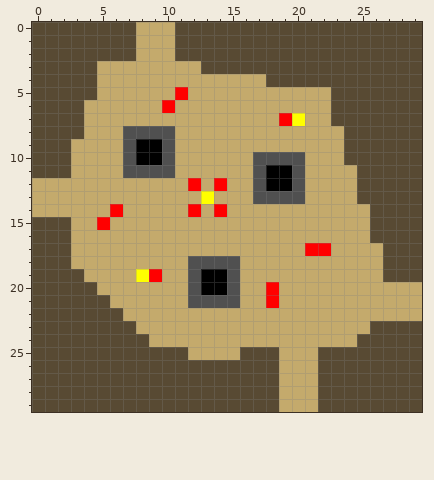
File history of a pixel-art sprite, Assets/Resources/maproom1.png. The picture above is the old version.
The file is 30x30 pixels.
And afterwards:
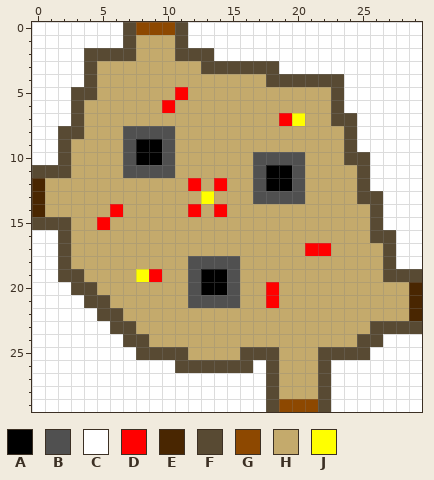
Palette (. is transparent): A #000000  B #505050  C #ffffff  D #ff0000  E #492601  F #584a33  G #8d4800  H #c4aa6c  J #ffff00
The exact change:
@@ x 0..29 @@
- 0 FFFFFFFFHHHFFFFFFFFFFFFFFFFFFF
- 1 FFFFFFFFHHHFFFFFFFFFFFFFFFFFFF
- 2 FFFFFFFFHHHFFFFFFFFFFFFFFFFFFF
- 3 FFFFFHHHHHHHHFFFFFFFFFFFFFFFFF
- 4 FFFFFHHHHHHHHHHHHHFFFFFFFFFFFF
- 5 FFFFFHHHHHHDHHHHHHHHHHHFFFFFFF
- 6 FFFFHHHHHHDHHHHHHHHHHHHFFFFFFF
- 7 FFFFHHHHHHHHHHHHHHHDJHHFFFFFFF
- 8 FFFFHHHBBBBHHHHHHHHHHHHHFFFFFF
- 9 FFFHHHHBAABHHHHHHHHHHHHHFFFFFF
-10 FFFHHHHBAABHHHHHHBBBBHHHFFFFFF
-11 FFFHHHHBBBBHHHHHHBAABHHHHFFFFF
-12 HHHHHHHHHHHHDHDHHBAABHHHHFFFFF
-13 HHHHHHHHHHHHHJHHHBBBBHHHHFFFFF
-14 HHHHHHDHHHHHDHDHHHHHHHHHHHFFFF
-15 FFFHHDHHHHHHHHHHHHHHHHHHHHFFFF
-16 FFFHHHHHHHHHHHHHHHHHHHHHHHFFFF
-17 FFFHHHHHHHHHHHHHHHHHHDDHHHHFFF
-18 FFFHHHHHHHHHBBBBHHHHHHHHHHHFFF
-19 FFFFHHHHJDHHBAABHHHHHHHHHHHFFF
-20 FFFFFHHHHHHHBAABHHDHHHHHHHHHHH
-21 FFFFFFHHHHHHBBBBHHDHHHHHHHHHHH
-22 FFFFFFFHHHHHHHHHHHHHHHHHHHHHHH
-23 FFFFFFFFHHHHHHHHHHHHHHHHHHFFFF
-24 FFFFFFFFFHHHHHHHHHHHHHHHHFFFFF
-25 FFFFFFFFFFFFHHHHFFFHHHFFFFFFFF
-26 FFFFFFFFFFFFFFFFFFFHHHFFFFFFFF
-27 FFFFFFFFFFFFFFFFFFFHHHFFFFFFFF
-28 FFFFFFFFFFFFFFFFFFFHHHFFFFFFFF
-29 FFFFFFFFFFFFFFFFFFFHHHFFFFFFFF
+ 0 CCCCCCCFGGGFCCCCCCCCCCCCCCCCCC
+ 1 CCCCCCCFHHHFCCCCCCCCCCCCCCCCCC
+ 2 CCCCFFFFHHHFFFCCCCCCCCCCCCCCCC
+ 3 CCCCFHHHHHHHHFFFFFFCCCCCCCCCCC
+ 4 CCCCFHHHHHHHHHHHHHFFFFFFCCCCCC
+ 5 CCCFFHHHHHHDHHHHHHHHHHHFCCCCCC
+ 6 CCCFHHHHHHDHHHHHHHHHHHHFCCCCCC
+ 7 CCCFHHHHHHHHHHHHHHHDJHHFFCCCCC
+ 8 CCFFHHHBBBBHHHHHHHHHHHHHFCCCCC
+ 9 CCFHHHHBAABHHHHHHHHHHHHHFCCCCC
+10 CCFHHHHBAABHHHHHHBBBBHHHFFCCCC
+11 FFFHHHHBBBBHHHHHHBAABHHHHFCCCC
+12 EHHHHHHHHHHHDHDHHBAABHHHHFCCCC
+13 EHHHHHHHHHHHHJHHHBBBBHHHHFFCCC
+14 EHHHHHDHHHHHDHDHHHHHHHHHHHFCCC
+15 FFFHHDHHHHHHHHHHHHHHHHHHHHFCCC
+16 CCFHHHHHHHHHHHHHHHHHHHHHHHFFCC
+17 CCFHHHHHHHHHHHHHHHHHHDDHHHHFCC
+18 CCFHHHHHHHHHBBBBHHHHHHHHHHHFCC
+19 CCFFHHHHJDHHBAABHHHHHHHHHHHFFF
+20 CCCFFHHHHHHHBAABHHDHHHHHHHHHHE
+21 CCCCFFHHHHHHBBBBHHDHHHHHHHHHHE
+22 CCCCCFFHHHHHHHHHHHHHHHHHHHHHHE
+23 CCCCCCFFHHHHHHHHHHHHHHHHHHFFFF
+24 CCCCCCCFFHHHHHHHHHHHHHHHHFFCCC
+25 CCCCCCCCFFFFHHHHFFFHHHFFFFCCCC
+26 CCCCCCCCCCCFFFFFFCFHHHFCCCCCCC
+27 CCCCCCCCCCCCCCCCCCFHHHFCCCCCCC
+28 CCCCCCCCCCCCCCCCCCFHHHFCCCCCCC
+29 CCCCCCCCCCCCCCCCCCFGGGFCCCCCCC
